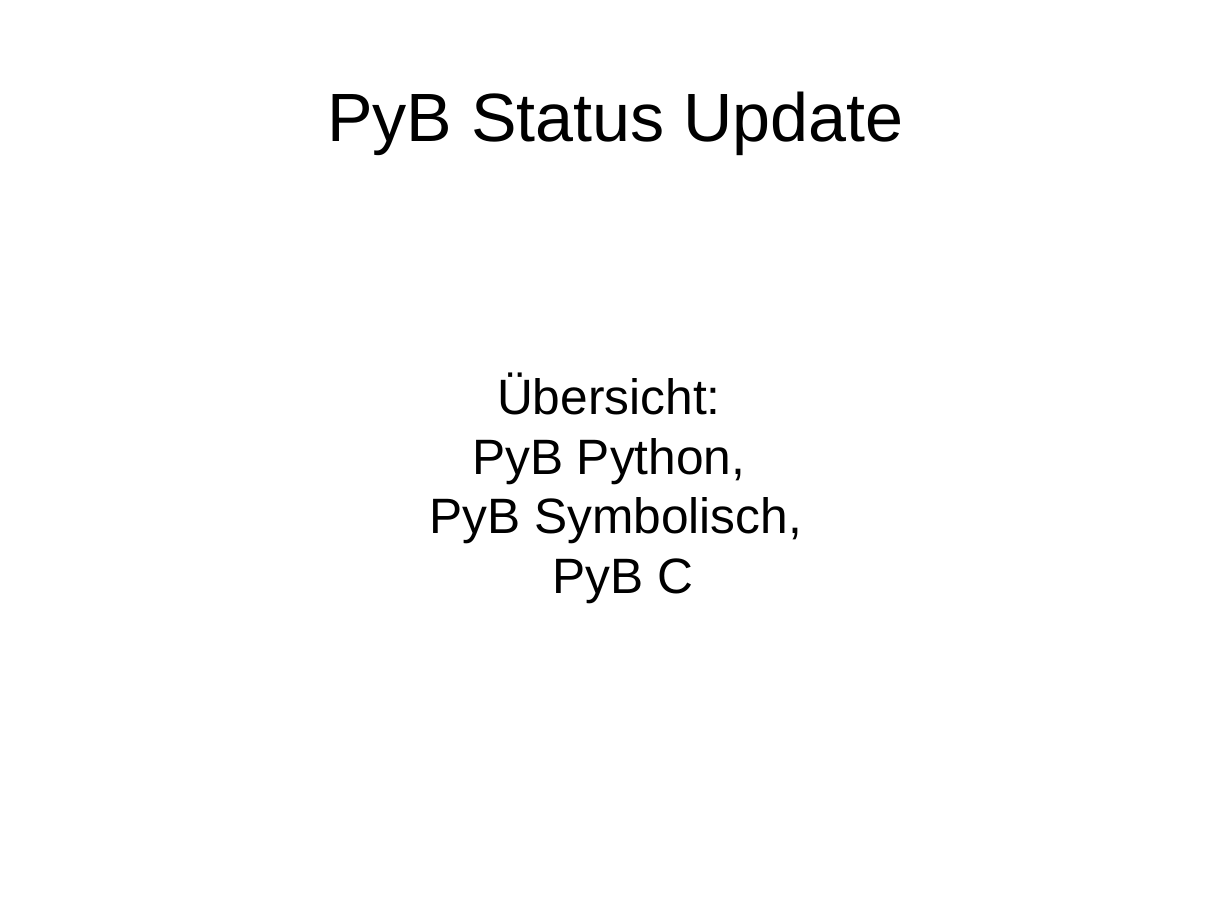
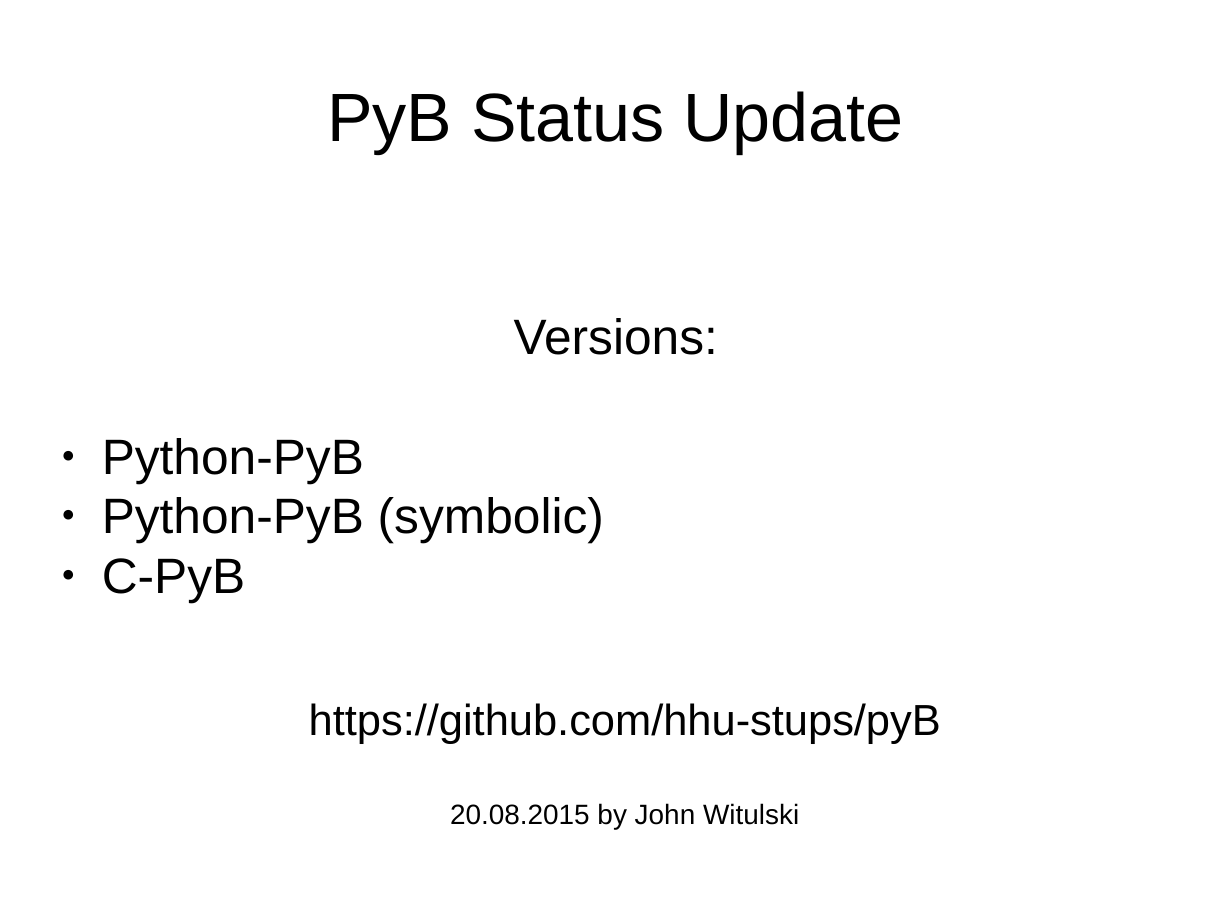
Before and after one commit to hhu-stups/pyB, a slide deck: slide 1 of slides/pyBUpdate.odp. Drawn at 1232x924 pixels with LibreOffice and Linux fonts; fonts in the diff are those of the drawing. Boxes give left, top, right and bottom in pixels: in the first picture for what was removed or moved away, otherwise in the second. Text is boxed around its words. In the diff, an @@ line names an element or a change of style, - is before the commit and + after.

```diff
--- a/slides/pyBUpdate.odp
+++ b/slides/pyBUpdate.odp
@@ subtitle at box(102, 318, 718, 602): text changed @@
-Übersicht:
-PyB Python,
-PyB Symbolisch,
-PyB C
+Versions:
+● Python-PyB
+● Python-PyB (symbolic)
+● C-PyB
@@ text added at box(309, 703, 941, 829), 28 pt, text #000000 @@
+https://github.com/hhu-stups/pyB
+20.08.2015 by John Witulski
```
Also in this commit, not shown: 4 other slides changed, 2 slides added, 2 other files.
